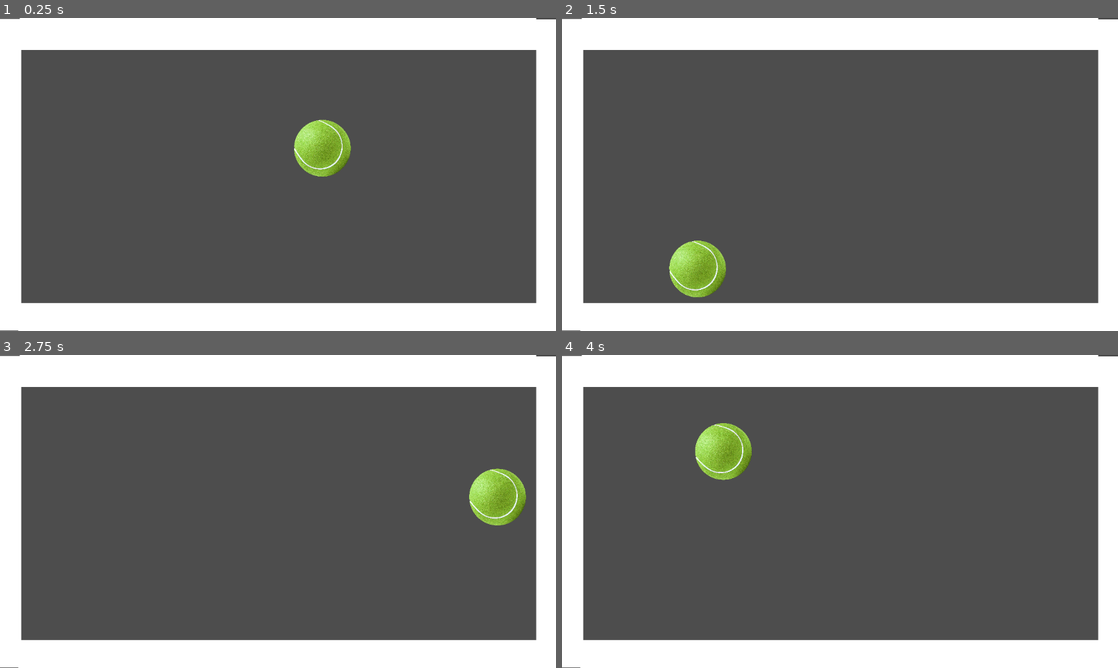
Above: before the commit, frames 1-4 (two rows, left to right).
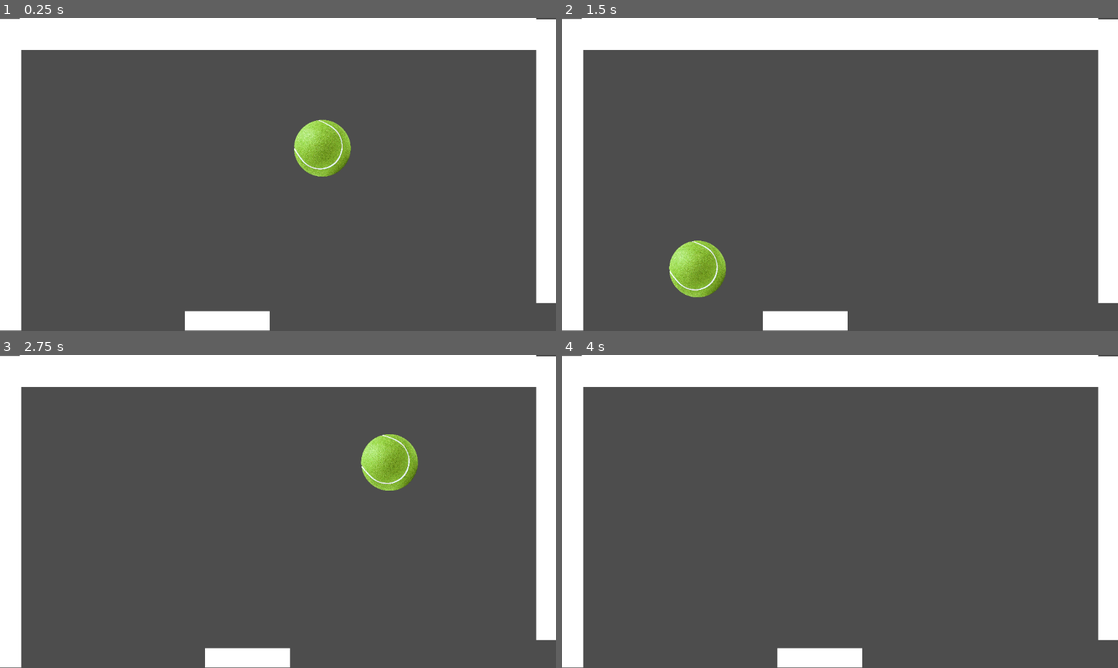
Above: after the commit, the same moments.

Repository: Parasaran-Python/cricket
Game: Godot game, scene res://node_2d.tscn
The game is run twice, just before and just after one commit, with the same random seed, the same clock (stepped at 60 frames per second) and the same inputs.
Inputs:
- Up to frame 1 (0.25 s): no input
- Up to frame 2 (1.5 s): hold Right (ui_right) 0.53-1.28 s; hold Left (ui_left) from 1.28 s (still down)
- Up to frame 3 (2.75 s): release Left (ui_left) at 2.03 s; hold Right (ui_right) from 2.03 s (still down)
- Up to frame 4 (4 s): release Right (ui_right) at 3.53 s; hold Left (ui_left) from 3.53 s (still down)

The runs differ from the first frame. In frame 1, 7.9% of the frame differs, in the area x 3-100%, y 90-100%; in frame 2, 7.9%; in frame 3, 11%, in the area x 3-100%, y 25-100%; in frame 4, 9.3%.

Commit message:
Basic game scene complete

Diff:
--- /dev/null
+++ b/Bat.gd
@@ -0,0 +1,14 @@
+extends StaticBody2D
+
+
+# Called when the node enters the scene tree for the first time.
+func _ready():
+	pass # Replace with function body.
+
+
+# Called every frame. 'delta' is the elapsed time since the previous frame.
+func _process(delta):
+	if Input.is_action_pressed("ui_right"):
+		position.x += 1
+	elif Input.is_action_pressed("ui_left"):
+		position.x -= 1
--- a/node_2d.tscn
+++ b/node_2d.tscn
@@ -1,7 +1,8 @@
-[gd_scene load_steps=16 format=3 uid="uid://bu6kwb0shvyff"]
+[gd_scene load_steps=17 format=3 uid="uid://bu6kwb0shvyff"]
 
 [ext_resource type="Script" path="res://main.gd" id="1_7jhqp"]
 [ext_resource type="Texture2D" uid="uid://cars5qvgl5c08" path="res://assets/ball.bmp" id="2_7sepx"]
+[ext_resource type="Script" path="res://Bat.gd" id="3_8r6ip"]
 
 [sub_resource type="PhysicsMaterial" id="PhysicsMaterial_vaiks"]
 friction = 0.0
@@ -23,10 +24,10 @@
 friction = 0.0
 bounce = 1.0
 
-[sub_resource type="BoxMesh" id="BoxMesh_rlls4"]
+[sub_resource type="BoxMesh" id="BoxMesh_iys48"]
 
-[sub_resource type="RectangleShape2D" id="RectangleShape2D_gn036"]
-size = Vector2(1127, 60)
+[sub_resource type="RectangleShape2D" id="RectangleShape2D_1vi45"]
+size = Vector2(176, 41)
 
 [sub_resource type="PhysicsMaterial" id="PhysicsMaterial_7vqse"]
 friction = 0.0
@@ -78,19 +79,18 @@
 position = Vector2(274.5, 430.438)
 shape = SubResource("RectangleShape2D_ellq6")
 
-[node name="StaticBody2D2" type="StaticBody2D" parent="."]
-position = Vector2(248, 628)
+[node name="Bat" type="StaticBody2D" parent="."]
+position = Vector2(471, 627)
 physics_material_override = SubResource("PhysicsMaterial_sxvlf")
+script = ExtResource("3_8r6ip")
 
-[node name="MeshInstance2D" type="MeshInstance2D" parent="StaticBody2D2"]
-position = Vector2(350, -8.31451)
-rotation = -3.14159
-scale = Vector2(1119.6, -58.3983)
-mesh = SubResource("BoxMesh_rlls4")
+[node name="MeshInstance2D" type="MeshInstance2D" parent="Bat"]
+position = Vector2(0, -6.10352e-05)
+scale = Vector2(176, 40.7418)
+mesh = SubResource("BoxMesh_iys48")
 
-[node name="CollisionShape2D" type="CollisionShape2D" parent="StaticBody2D2"]
-position = Vector2(346, -9)
-shape = SubResource("RectangleShape2D_gn036")
+[node name="CollisionShape2D" type="CollisionShape2D" parent="Bat"]
+shape = SubResource("RectangleShape2D_1vi45")
 
 [node name="StaticBody2D3" type="StaticBody2D" parent="."]
 physics_material_override = SubResource("PhysicsMaterial_7vqse")
